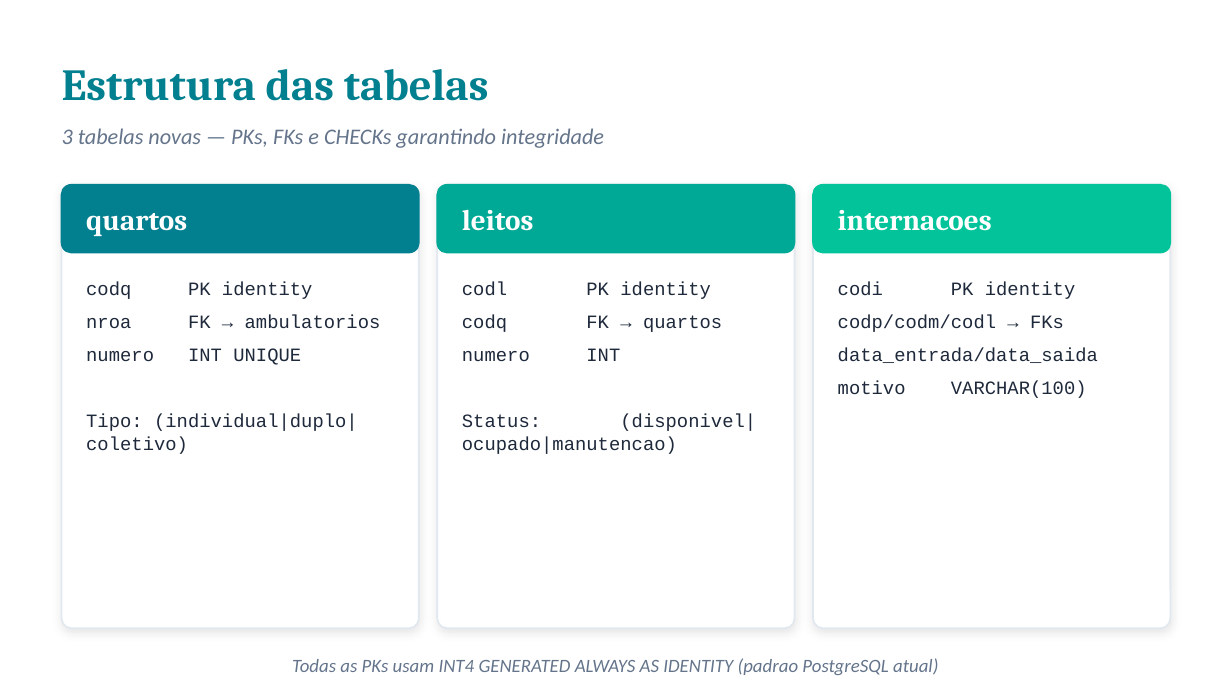
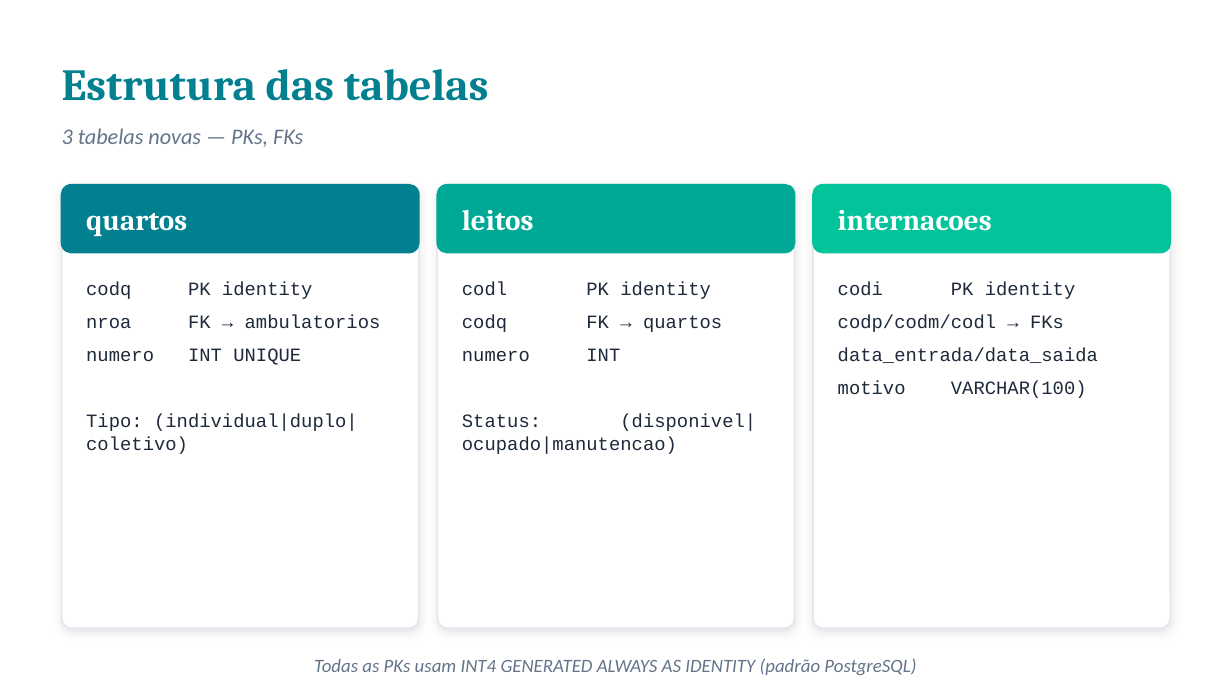
Before and after one commit to pew404/trabalho_final_db, a slide deck: slide 6 of apresentacao/Apresentacao_Modulo_Internacao.pptx. Drawn at 1232x693 pixels with LibreOffice and Linux fonts; fonts in the diff are those of the drawing. Boxes give left, top, right and bottom in pixels: in the first picture for what was removed or moved away, otherwise in the second. Text is boxed around its words. In the diff, an @@ line names an element or a change of style, - is before the commit and + after.

```diff
--- a/apresentacao/Apresentacao_Modulo_Internacao.pptx
+++ b/apresentacao/Apresentacao_Modulo_Internacao.pptx
@@ text at box(62, 128, 303, 147): text changed @@
-3 tabelas novas — PKs, FKs e CHECKs garantindo integridade
+3 tabelas novas — PKs, FKs
@@ text at box(314, 658, 916, 675): text changed @@
-Todas as PKs usam INT4 GENERATED ALWAYS AS IDENTITY (padrao PostgreSQL atual)
+Todas as PKs usam INT4 GENERATED ALWAYS AS IDENTITY (padrão PostgreSQL)
```
Also in this commit, not shown: 5 other slides changed.
